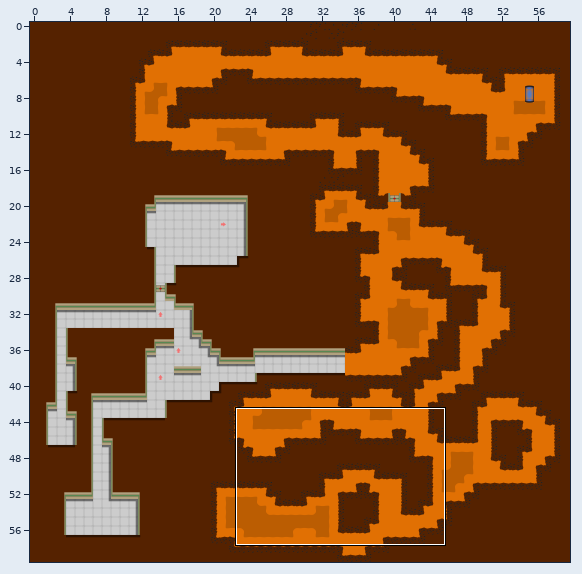
Tiled map, stored at core/assets/world/world03.tmx. Above, an overview of the earlier version with the close-up marked.
Close-up. Earlier state:
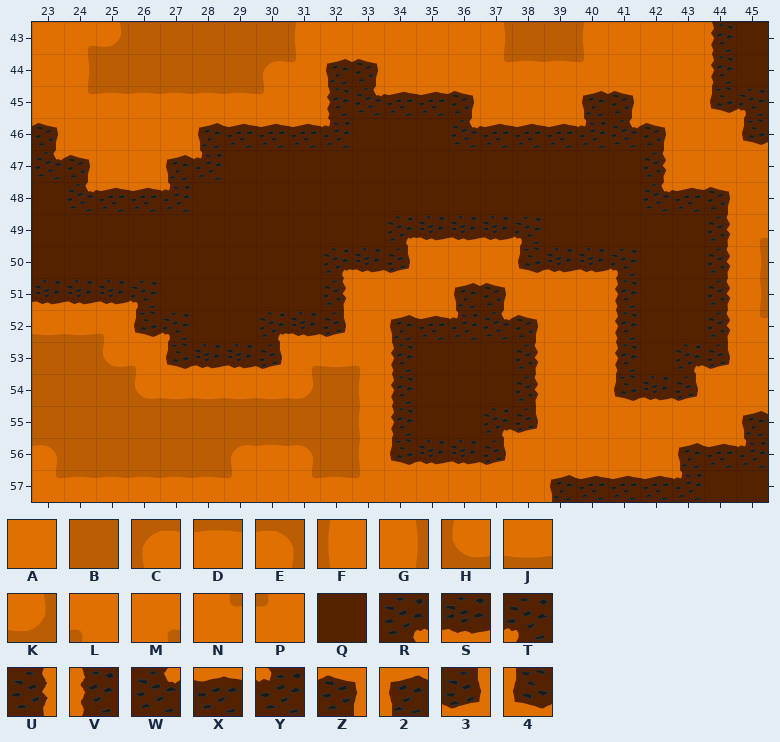
Cells are 64x64 px. Shown: x 23..45, y 43..57.
Key: from "world": A 0, B 1, C 2, D 3, E 4, F 5, G 6, H 7, J 8, K 9, L 10, M 11, N 12, P 13, Q 14, R 15, S 16, T 17, U 18, V 19, W 20, X 21, Y 22, Z 23, 2 24, 3 25, 4 26.
_ is an empty cell.
Layer "world" before, first column x 23:
43 AMKBBBBBFAAAAAGBBFAAAVQ
44 AGBBBBBCP2ZAAANDDPAAAVQ
45 ANDDDDDPAVWXXZAAA2ZAA4T
46 ZAAAA2XXXYQQQWXXXYWZAA4
47 WZAA2YQQQQQQQQQQQQQUAAA
48 QWXXYQQQQQQQQQQQQQQWXZA
49 QQQQQQQQQQQRSSSTQQQQQUM
50 QQQQQQQQQRS3AAA4SSTQQUG
51 SSSTQQQQQUAAA2ZAAAVQQUG
52 JJL4TQQRS3A2XYWZAAVQQUN
53 BBHL4SS3MJLVQQQUAAVQR3A
54 BBBHJJJJKBFVQQQUAA4S3AA
55 BBBBBBBBBBFVQQR3AAAAAA2
56 EBBBBBCDEBF4SS3AAAAA2XY
57 NDDDDDPANDPAAAAA2XXXYQQ
And afterwards:
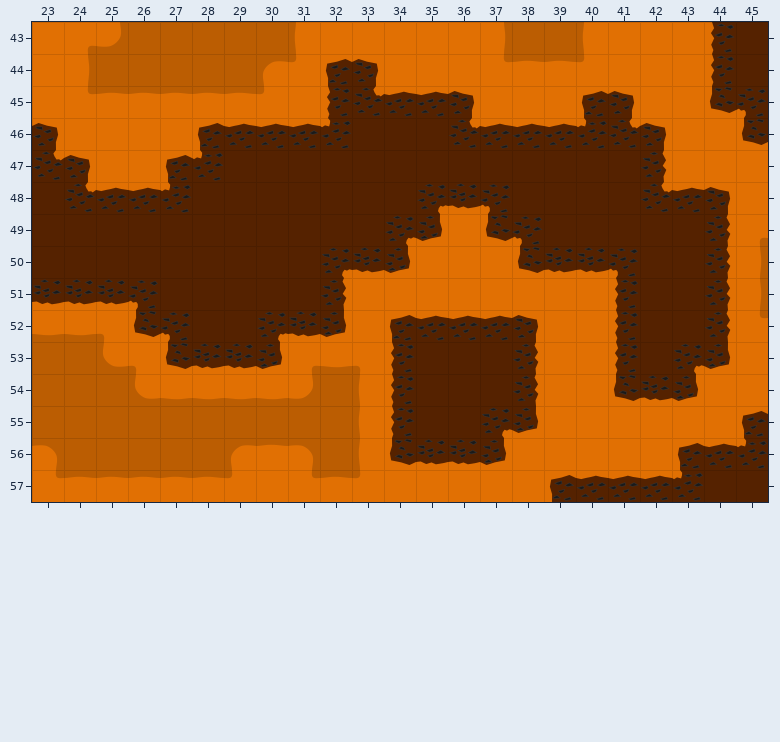
Changes in this commit:
Layer "world":
The edit turns tile S into tile 3 in row 49 at x 35.
The edit turns tile S into tile 4 in row 49 at x 37.
The edit turns tile 2 into tile A in row 51 at x 36.
The edit turns tile S into tile A in row 49 at x 36.
The edit turns tile Z into tile A in row 51 at x 37.
The edit turns tile Q into tile R in row 48 at x 35.
The edit turns tile Q into tile S in row 48 at x 36.
The edit turns tile Q into tile T in row 48 at x 37.
The edit turns tile W into tile X in row 52 at x 37.
The edit turns tile Y into tile X in row 52 at x 36.
